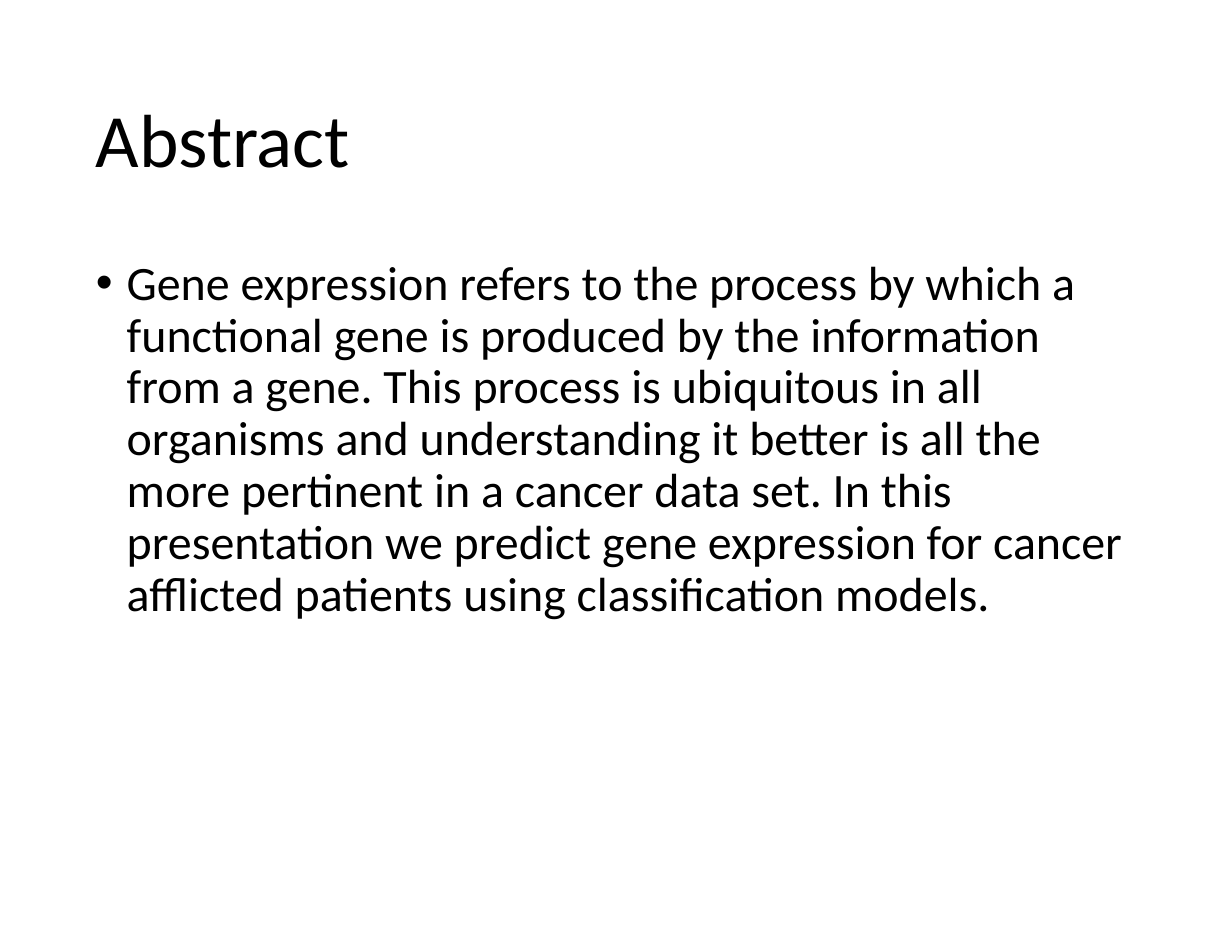
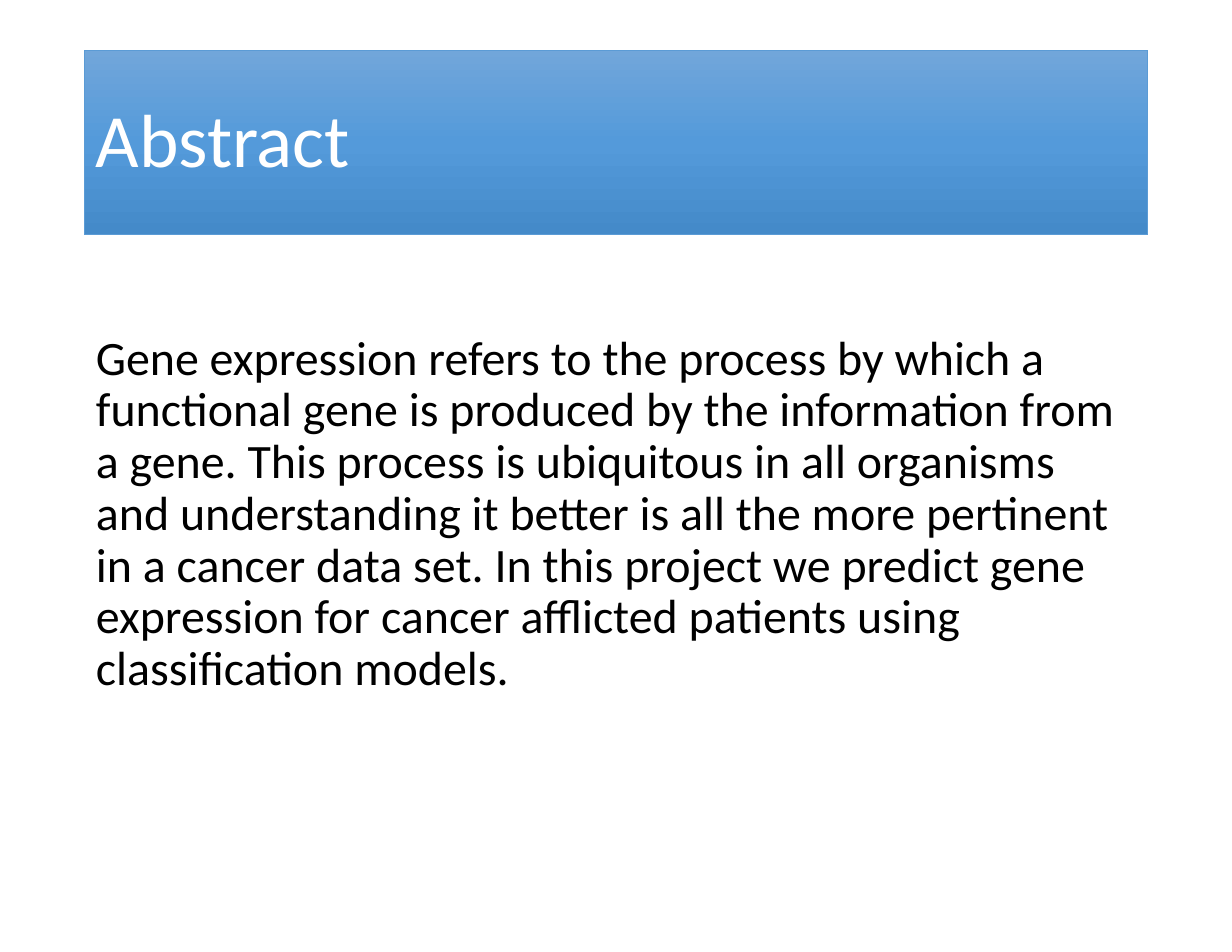
Before and after one commit to leem42/cse446, a slide deck: slide 2 of src/ml_final_project/PosterPresentation.pptx. Drawn at 1232x952 pixels with LibreOffice and Linux fonts; fonts in the diff are those of the drawing. Boxes give left, top, right and bottom in pixels: in the first picture for what was removed or moved away, otherwise in the second. Text is boxed around its words. In the diff, an @@ line names an element or a change of style, - is before the commit and + after.

```diff
--- a/src/ml_final_project/PosterPresentation.pptx
+++ b/src/ml_final_project/PosterPresentation.pptx
@@ title "Abstract": place and size @@
-title "Abstract" at (96, 114, 350, 168)
+title "Abstract" at (85, 50, 1148, 234)
@@ title "Abstract" at (85, 50, 1148, 234): text colour #000000 to #FFFFFF; fill none to gradient #71A6DB to #559BDB to #448ACA; outline none to #5B9BD5 0.5 pt @@
@@ text at (96, 341, 1114, 686): text changed @@
-• Gene expression refers to the process by which a functional gene is produced by the information from a gene. This process is ubiquitous in all organisms and understanding it better is all the more pertinent in a cancer data set. In this presentation we predict gene expression for cancer afflicted patients using classification models.
+Gene expression refers to the process by which a functional gene is produced by the information from a gene. This process is ubiquitous in all organisms and understanding it better is all the more pertinent in a cancer data set. In this project we predict gene expression for cancer afflicted patients using classification models.
```
Also in this commit, not shown: 4 other slides changed, 4 slides added, 4 slides removed, 8 other files.
